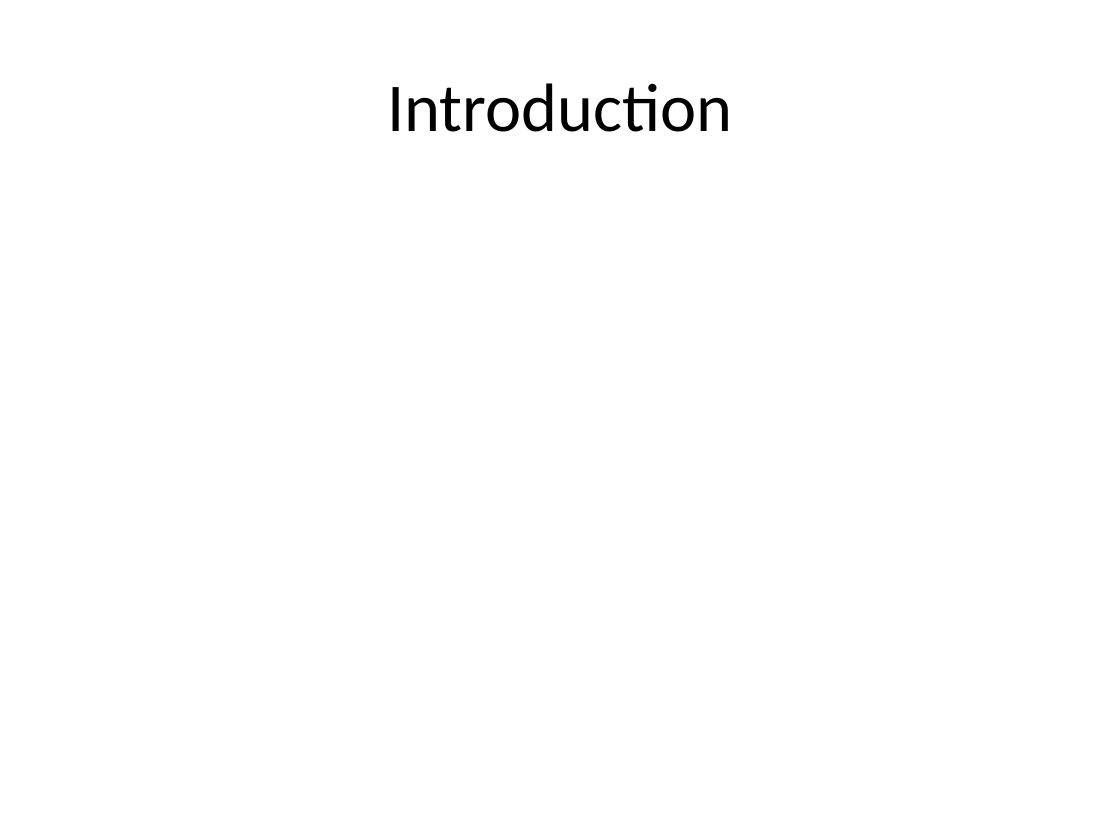
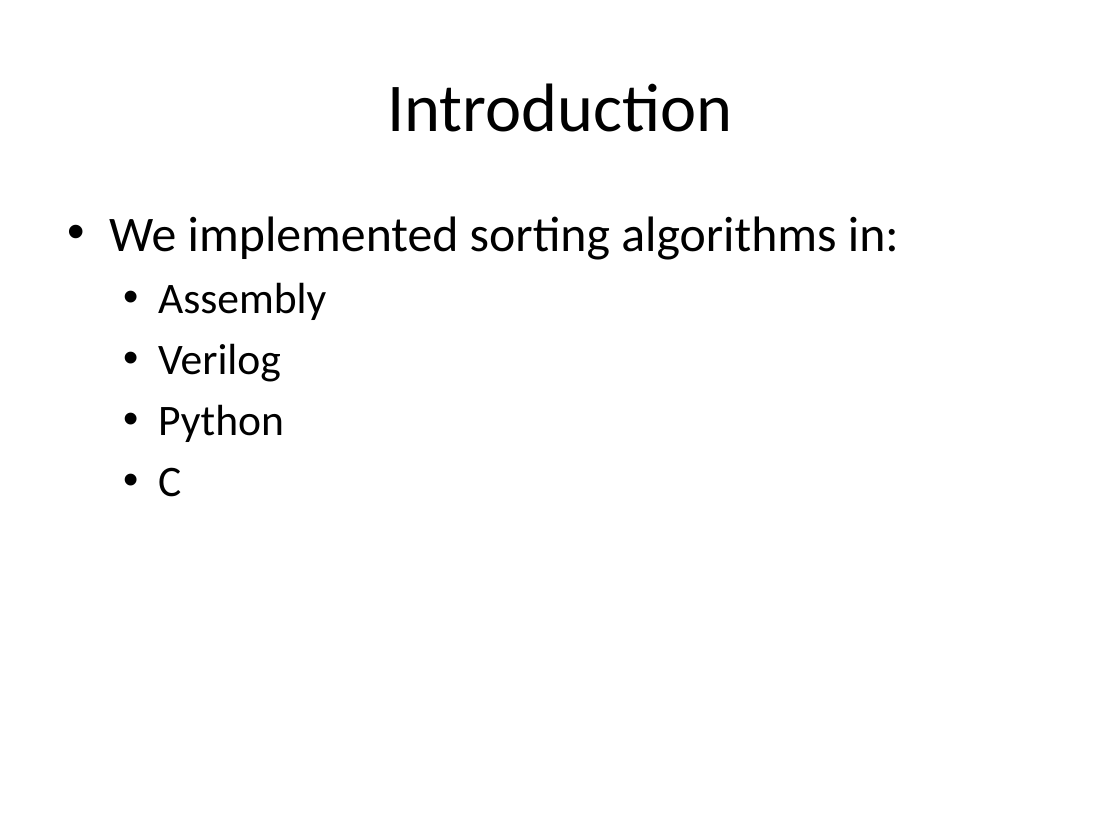
Before and after one commit to jgibson5/comparch-final, a slide deck: slide 2 of All_sorts_of_sort.pptx. Drawn at 1120x840 pixels with LibreOffice and Linux fonts; fonts in the diff are those of the drawing. Boxes give left, top, right and bottom in pixels: in the first picture for what was removed or moved away, otherwise in the second. Text is boxed around its words. In the diff, an @@ line names an element or a change of style, - is before the commit and + after.

Commit message:
op

```diff
--- a/All_sorts_of_sort.pptx
+++ b/All_sorts_of_sort.pptx
@@ text added at bbox=[109, 216, 899, 497], 32 pt, text #000000 @@
+• We implemented sorting algorithms in:
+  • Assembly
+  • Verilog
+  • Python
+  • C
```
Also in this commit, not shown: 3 other slides changed.
